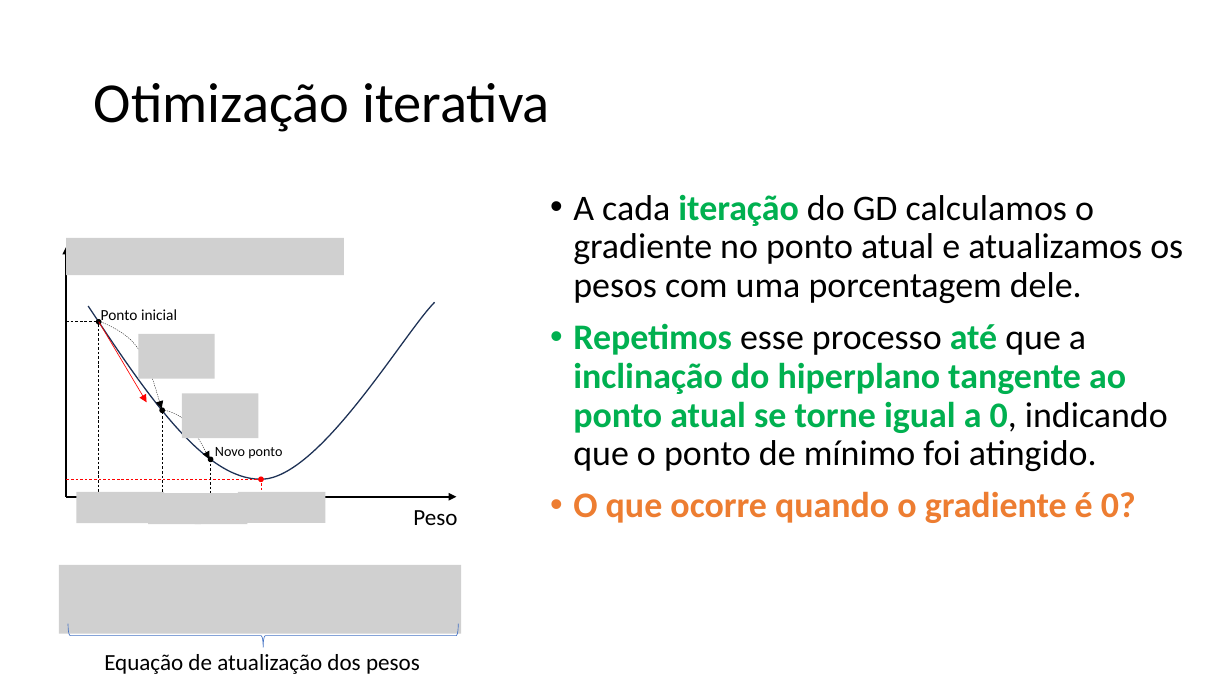
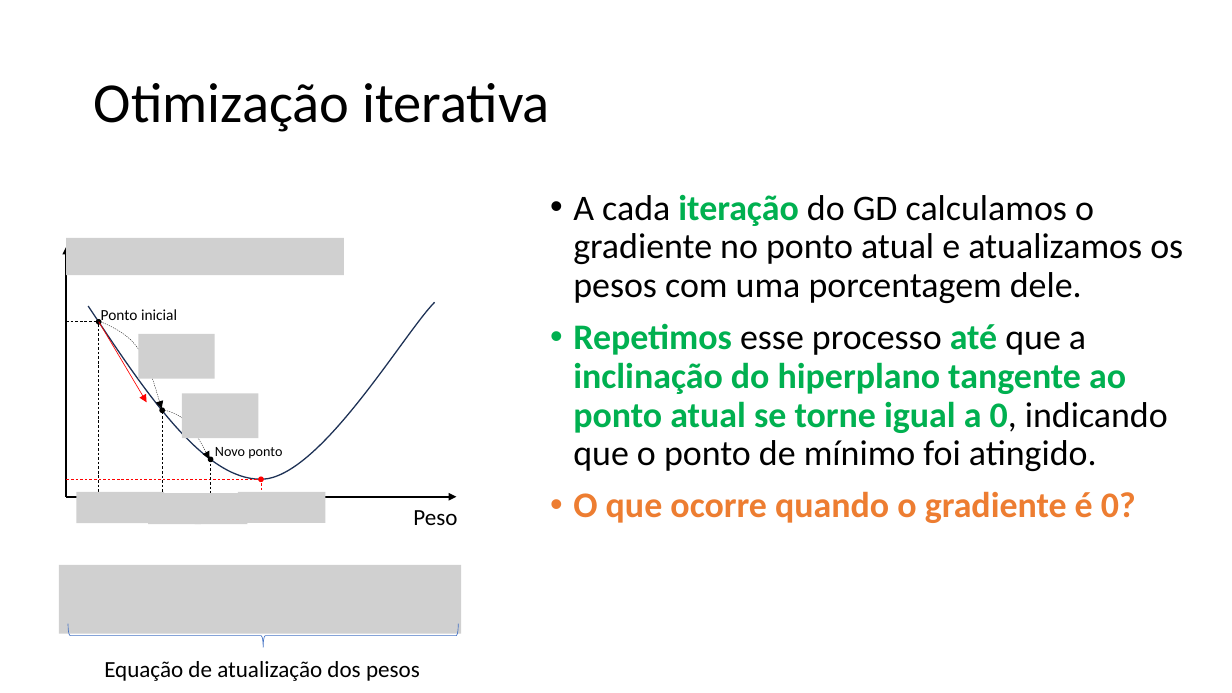
Before and after one commit to zz4fap/c24_inteligencia_artificial, a slide deck: slide 42 of slides/C24_Regressão.pptx. Drawn at 1232x693 pixels with LibreOffice and Linux fonts; fonts in the diff are those of the drawing; grey boxes stand for pictures. Boxes give left, top, right and bottom in pixels: in the first picture for what was removed or moved away, otherwise in the second. Text is boxed around its words. In the diff, an @@ line names an element or a change of style, - is before the commit and + after.

```diff
--- a/slides/C24_Regressão.pptx
+++ b/slides/C24_Regressão.pptx
@@ text "Equação de atualização dos pesos" moved from (x1=104, y1=654, x2=420, y2=674) to (x1=104, y1=661, x2=420, y2=681) @@
```
Also in this commit, not shown: 6 other slides changed.
